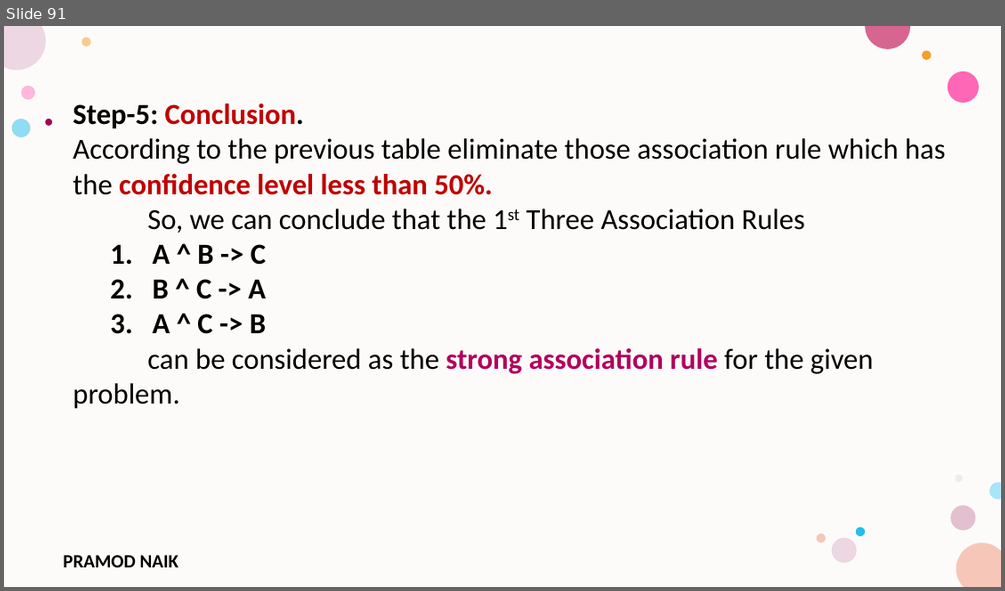
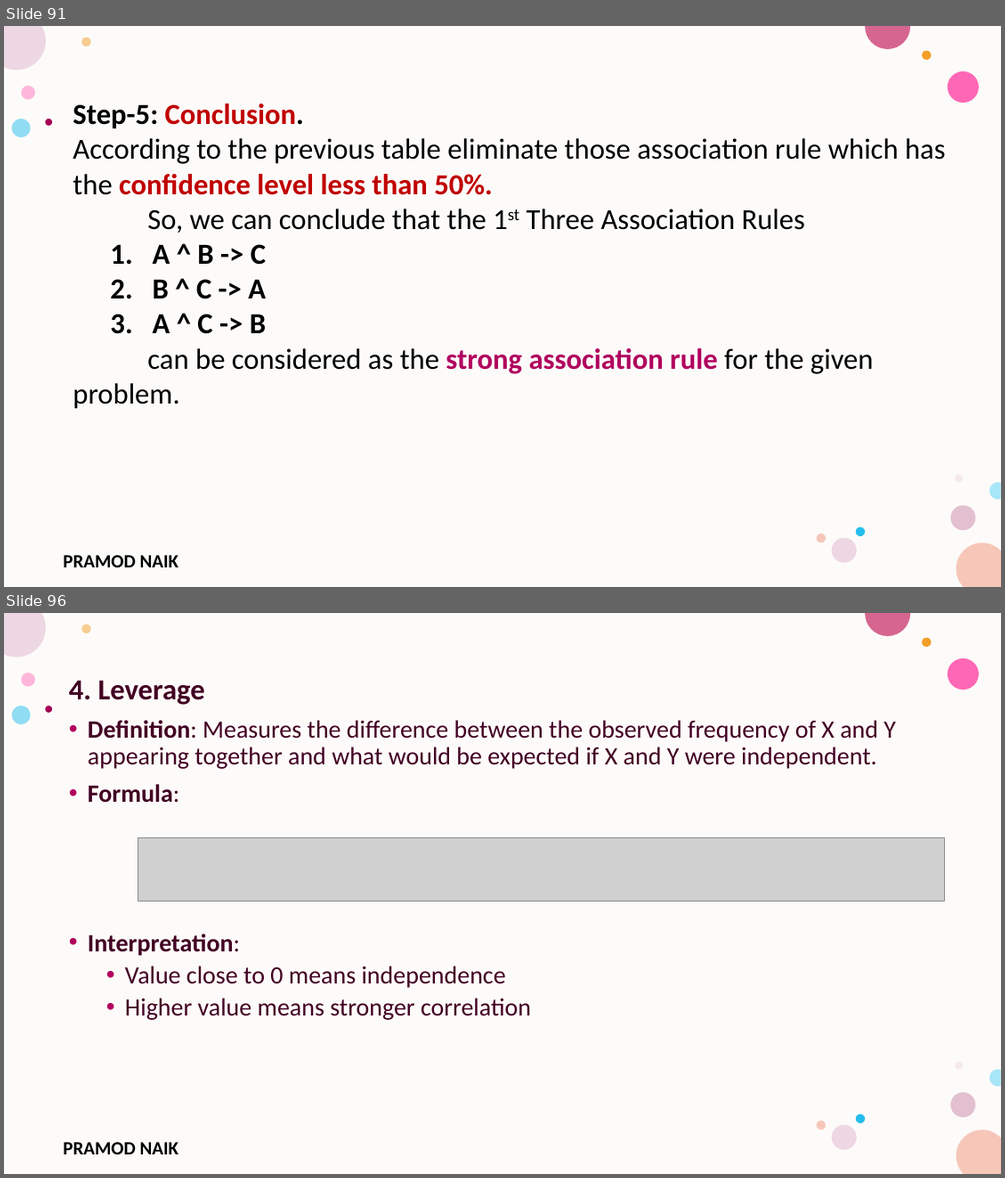
Before and after one commit to PRAMODNAIK-DEV/MCA-2nd-Sem-ML-Data-Analytics-Shridevi-College, a slide deck: Theory Class-Notes/Unit-3 Unsupervised Learning.pptx. Shown one above the other, each under a label of ours: slide 91 before the commit, slides 91 and 96 after it; the slides between them are not shown. The pictures are 1005x591 and 1005x1178 pixels, drawn with LibreOffice and Linux fonts; fonts in the diff are those of the drawing; grey boxes stand for pictures; background and template pictures are left out. Boxes give left, top, right and bottom in pixels: in the first picture for what was removed or moved away, otherwise in the second. Text is boxed around its words. In the diff, an @@ line names an element or a change of style, - is before the commit and + after.

```diff
--- a/Theory Class-Notes/Unit-3 Unsupervised Learning.pptx
+++ b/Theory Class-Notes/Unit-3 Unsupervised Learning.pptx
@@ slide 96 added at (4,613,1001,1174), background #FFFFFF; not listed: 17 template elements that a slide beside it also shows @@
@@ text added at (69,680,896,1020), 24 pt, text #420023 @@
+4. Leverage
+• Definition: Measures the difference between the observed frequency of X and Y appearing together and what would be expected if X and Y were independent.
+• Formula:
+• Interpretation:
+  • Value close to 0 means independence
+  • Higher value means stronger correlation
@@ picture added at (138,837,944,900) @@
```
Also in this commit, not shown: 2 slides changed, 5 other slides added, 6 slides removed.
